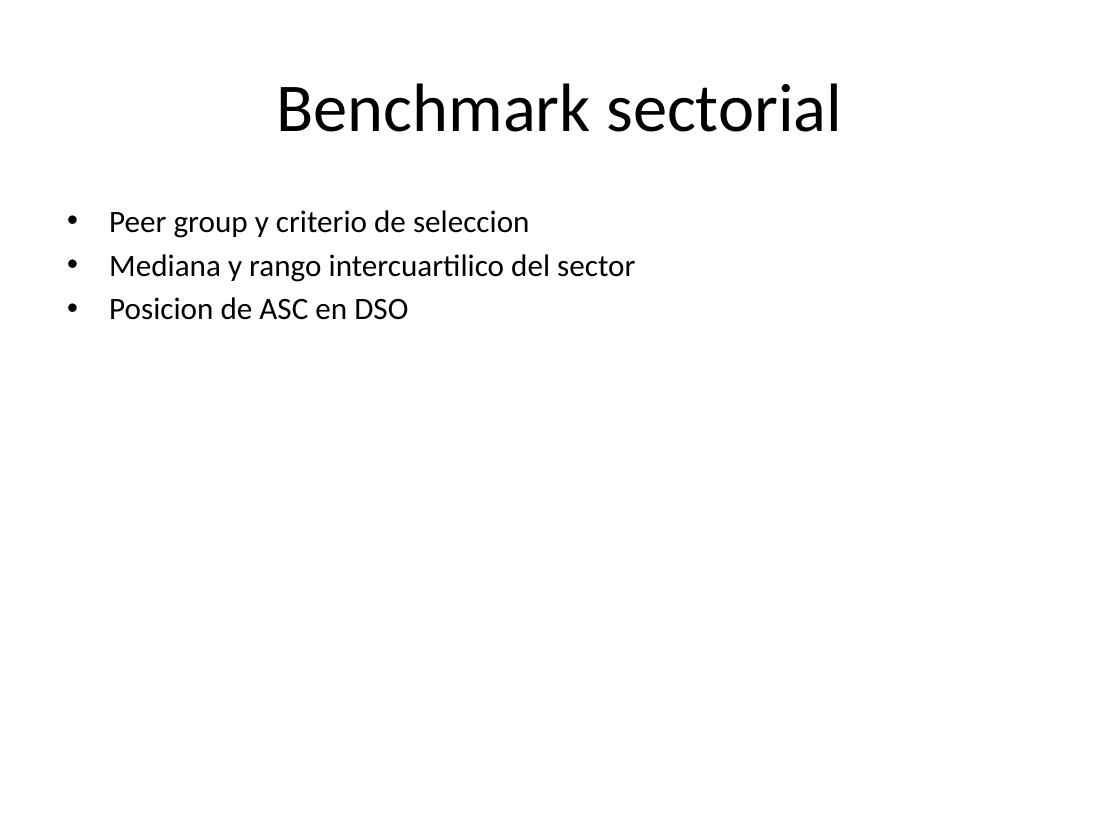
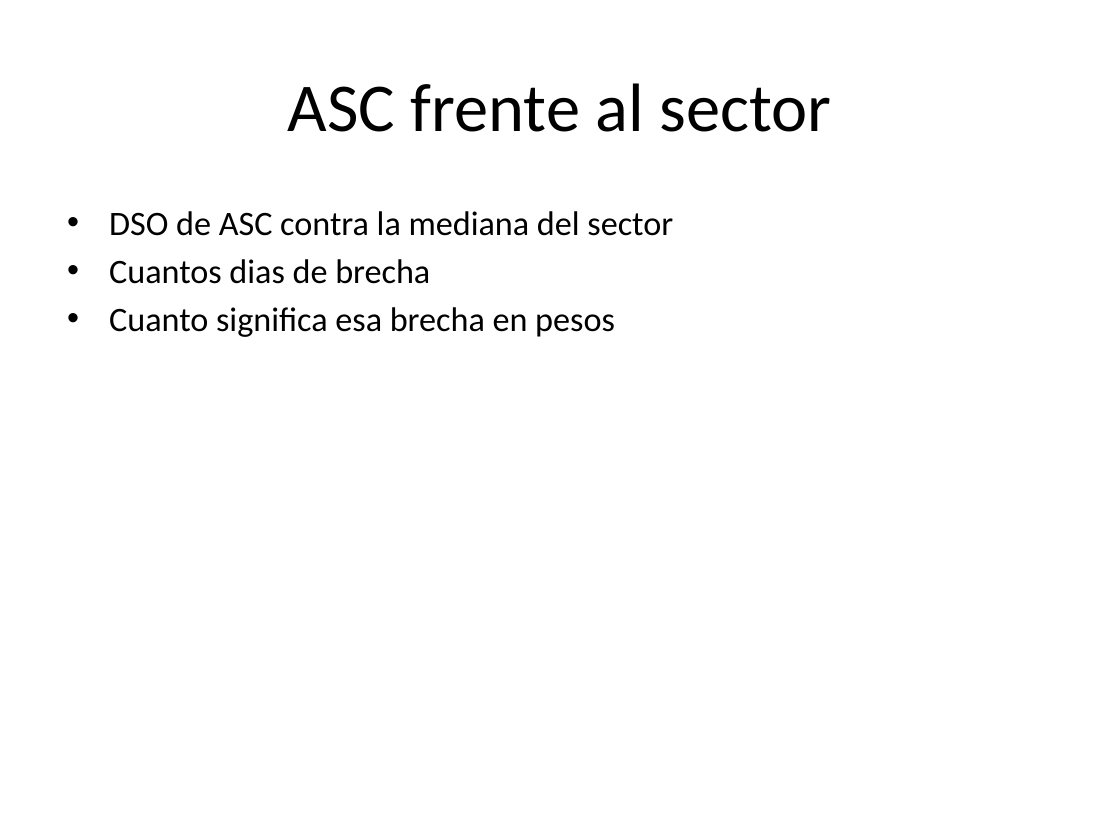
Before and after one commit to wcalcagno/hackathon-ubb-2026, a slide deck: slide 4 of templates/plantilla-presentacion.pptx (slide 10 before the commit). Drawn at 1120x840 pixels with LibreOffice and Linux fonts; fonts in the diff are those of the drawing. Boxes give left, top, right and bottom in pixels: in the first picture for what was removed or moved away, otherwise in the second. Text is boxed around its words. In the diff, an @@ line names an element or a change of style, - is before the commit and + after.

```diff
--- a/templates/plantilla-presentacion.pptx
+++ b/templates/plantilla-presentacion.pptx
@@ title at box(288, 83, 832, 132): text changed @@
-Benchmark sectorial
+ASC frente al sector
@@ text at box(109, 211, 673, 337): text changed; size 20 to 22 pt @@
-• Peer group y criterio de seleccion
-• Mediana y rango intercuartilico del sector
-• Posicion de ASC en DSO
+• DSO de ASC contra la mediana del sector
+• Cuantos dias de brecha
+• Cuanto significa esa brecha en pesos
```
Also in this commit, not shown: 1 other slide changed, 4 slides added, 10 slides removed, 4 other files.
